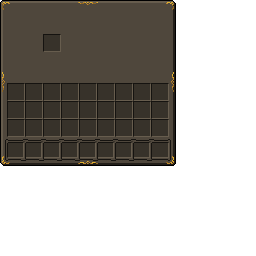
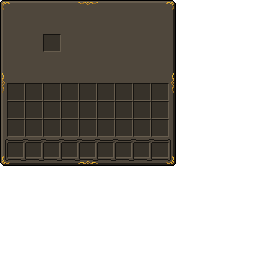
Before/after of a 256 x 256 layered artwork. What changed in the layer stack:
renamed "te_background.png" to "te_background.png #1", painted on it over (x1=2, y1=72, x2=174, y2=93)
